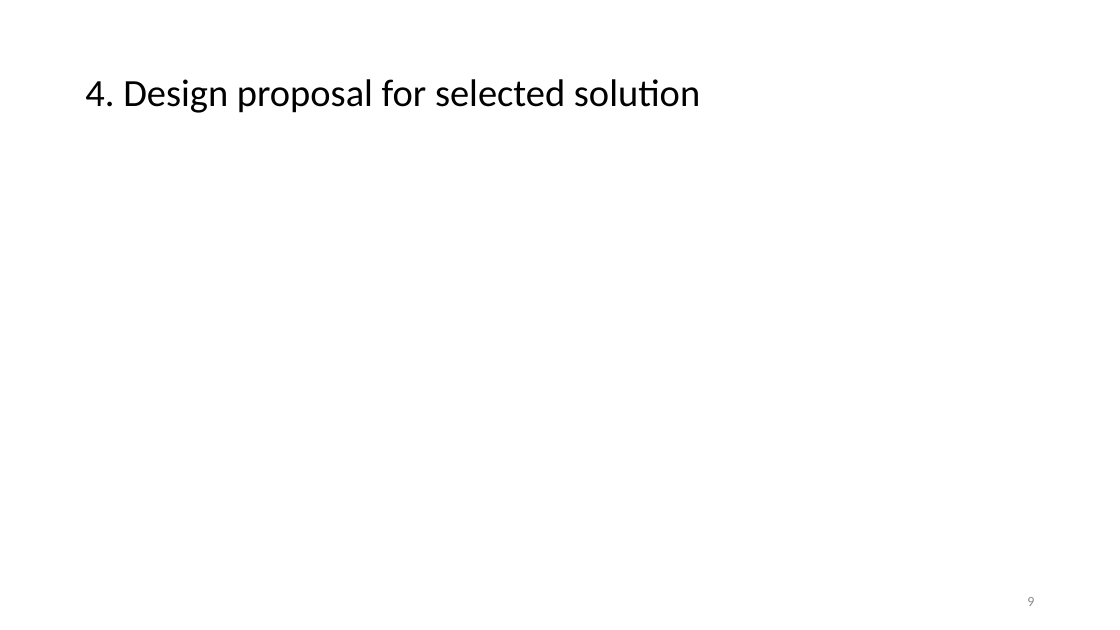
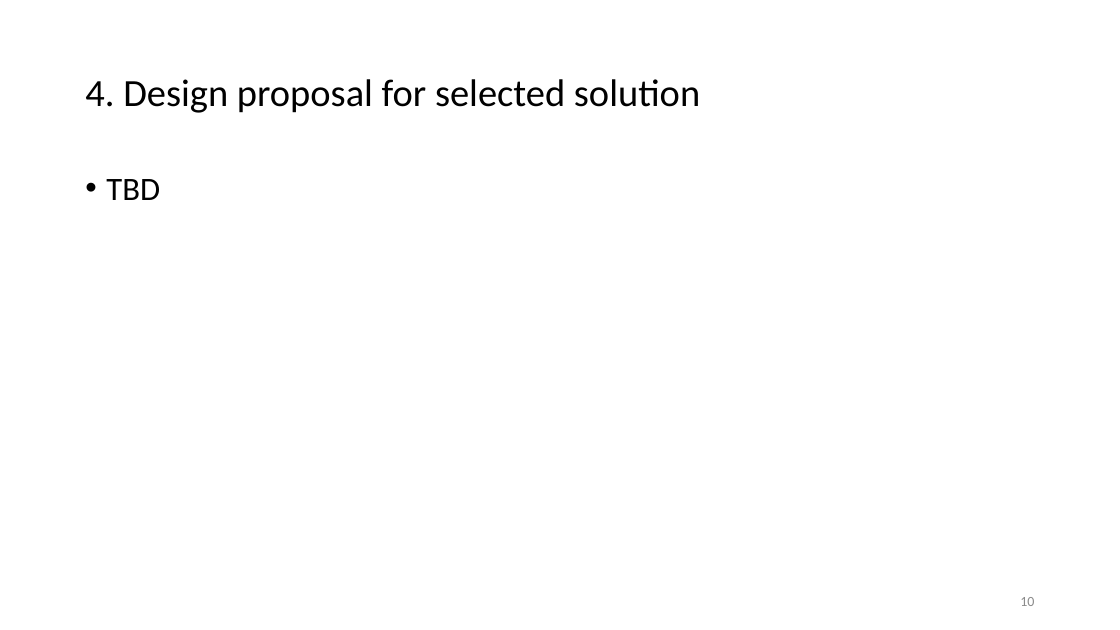
Before and after one commit to btqt/fe, a slide deck: slide 10 of FE_phi.vu_Design of Secure Remote Diag on Container Separation Architecture.pptx (slide 9 before the commit). Drawn at 1120x630 pixels with LibreOffice and Linux fonts; fonts in the diff are those of the drawing. Boxes give left, top, right and bottom in pixels: in the first picture for what was removed or moved away, otherwise in the second. Text is boxed around its words. In the diff, an @@ line names an element or a change of style, - is before the commit and + after.

```diff
--- a/FE_phi.vu_Design of Secure Remote Diag on Container Separation Architecture.pptx
+++ b/FE_phi.vu_Design of Secure Remote Diag on Container Separation Architecture.pptx
@@ text added at (106, 179, 160, 200), 28 pt, text #000000 @@
+• TBD
@@ page number at (1020, 597, 1034, 606): text changed @@
-9
+10
```
Also in this commit, not shown: 4 other slides changed, 3 slides added, 4 other files.
